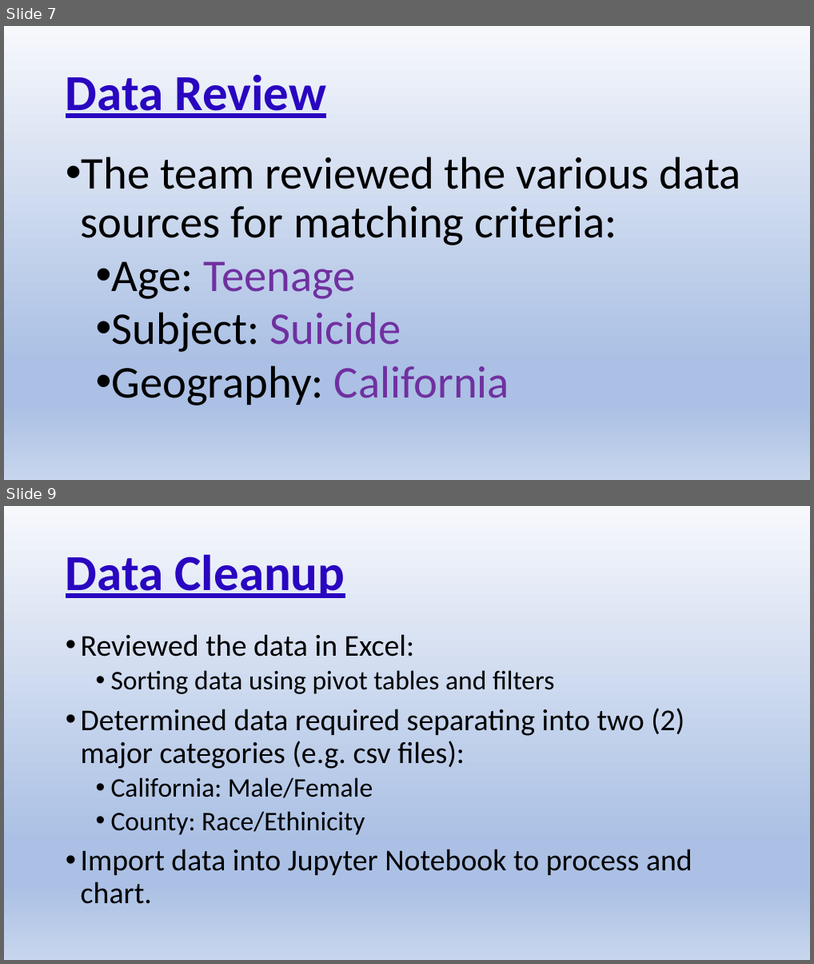
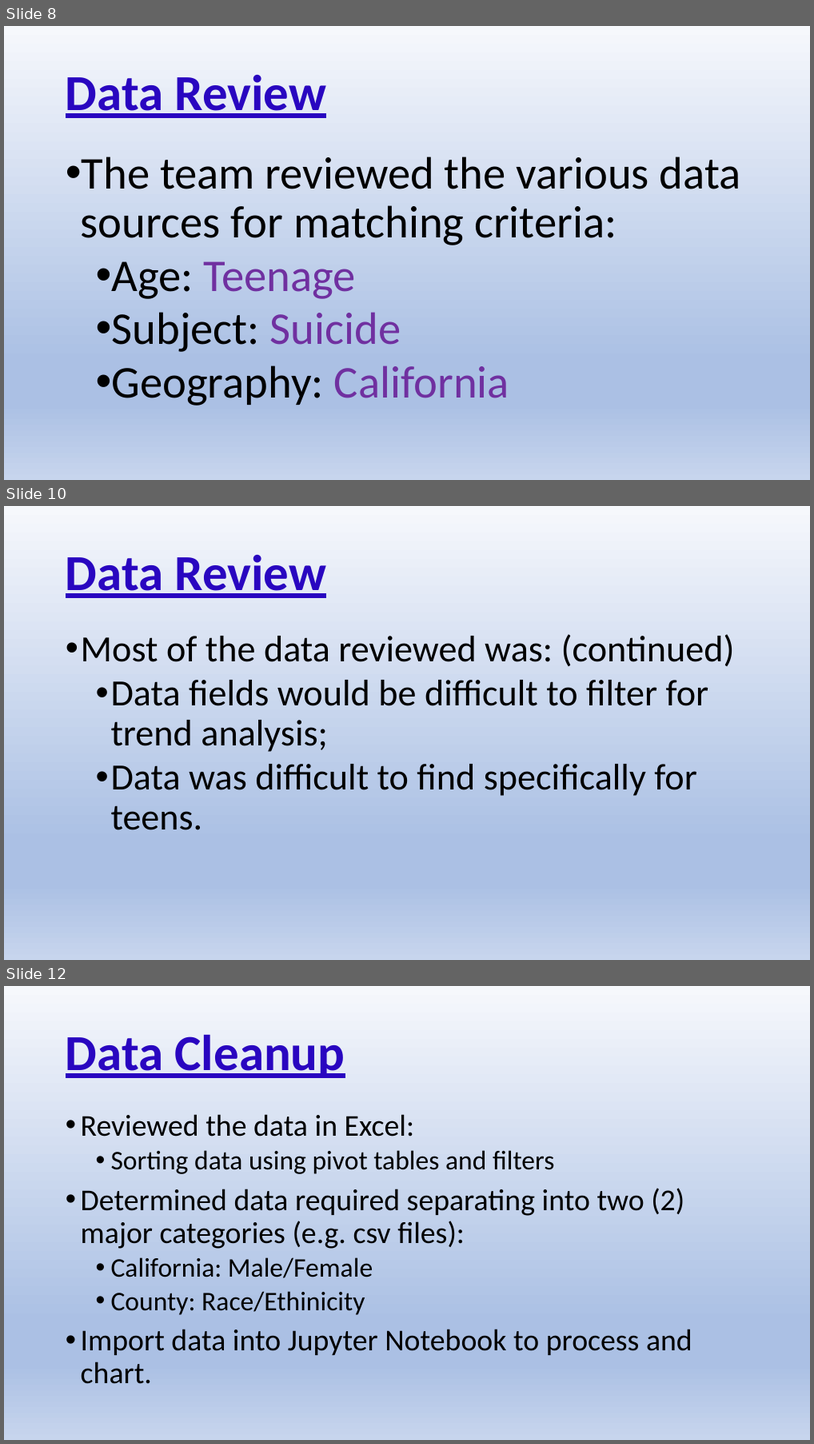
Before and after one commit to danjamthelamb/Suicide_Data_Project, a slide deck: Wed_Slides_Suicide.pptx. Shown one above the other, each under a label of ours: slides 7 and 9 before the commit, slides 8, 10 and 12 after it; the slides between them are not shown. The pictures are 814x964 and 814x1444 pixels, drawn with LibreOffice and Linux fonts; fonts in the diff are those of the drawing. Boxes give left, top, right and bottom in pixels: in the first picture for what was removed or moved away, otherwise in the second. Text is boxed around its words. In the diff, an @@ line names an element or a change of style, - is before the commit and + after.

```diff
--- a/Wed_Slides_Suicide.pptx
+++ b/Wed_Slides_Suicide.pptx
@@ slide 10 added at (x1=4, y1=506, x2=810, y2=960), background gradient #F6F8FC to #ABC0E4 to #C7D5ED @@
@@ title added at (x1=66, y1=555, x2=326, y2=598), 60 pt, text #2906C0, bold, underline @@
+Data Review
@@ text added at (x1=81, y1=634, x2=735, y2=830), 44 pt, text #000000 @@
+• Most of the data reviewed was: (continued)
+  • Data fields would be difficult to filter for trend analysis;
+  • Data was difficult to find specifically for teens.
@@ what was slide 7 is now slide 8 @@
@@ what was slide 9 is now slide 12 @@
```
Also in this commit, not shown: 4 slides changed, 2 other slides added.
